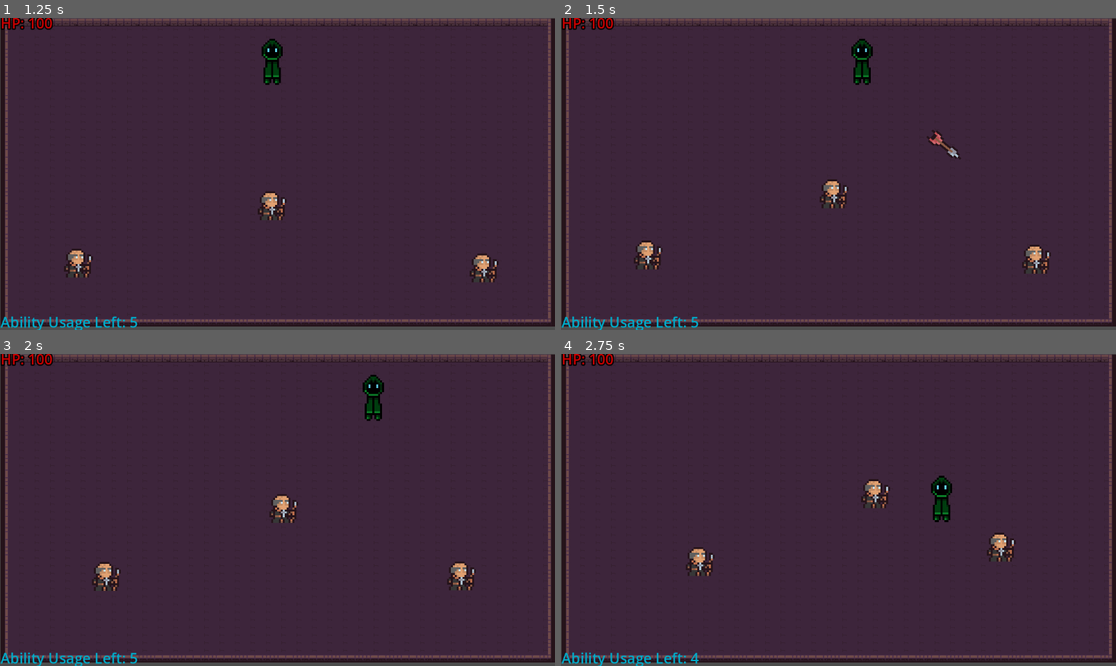
Above: before the commit, frames 1-4 (two rows, left to right).
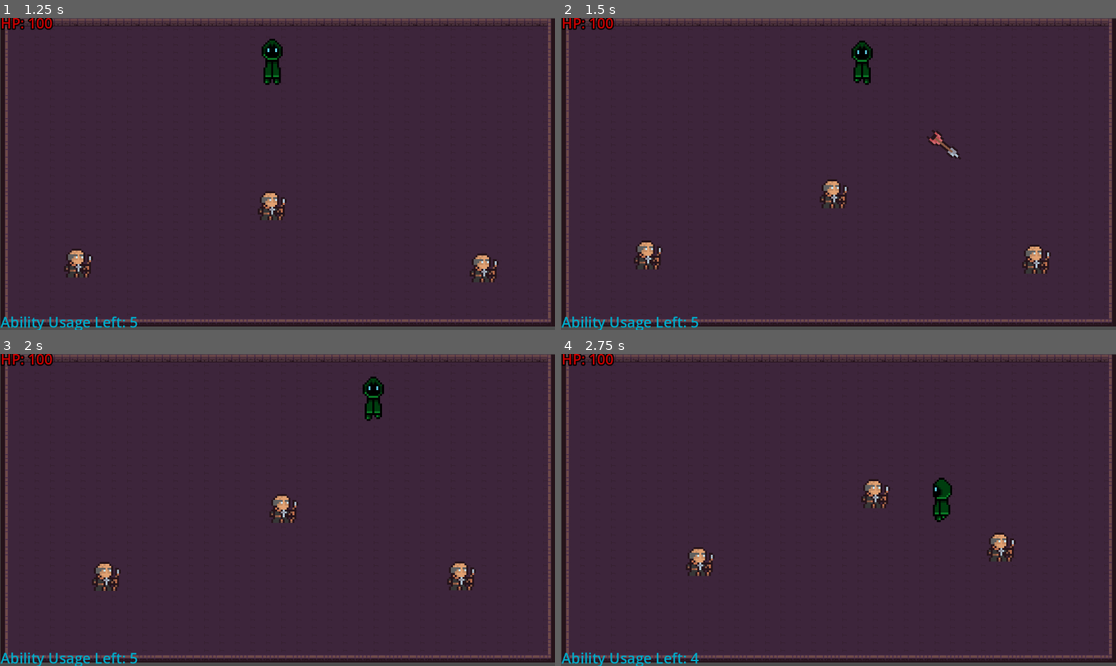
Above: after the commit, the same moments.

Repository: Unnamed-Roguelike-Game/Game
Game: Godot game, scene res://Main_Menu.tscn
Two runs of this game, one before a commit and one after it. Both use one fixed random seed, a clock stepped at 60 frames per second and the inputs below.
Inputs (mouse positions are in pixels of both pictures, inside the frame that each line leads up to):
- Up to frame 1 (1.25 s): click "Play" at 0.5 s
- Up to frame 2 (1.5 s): move the mouse to (960, 158) at 1.27 s; hold D (right) from 1.28 s (still down); click (960, 158) at 1.35 s
- Up to frame 3 (2 s): keep holding D (right)
- Up to frame 4 (2.75 s): move the mouse to (727, 525) at 2.02 s; release D (right) at 2.03 s; hold S (down) from 2.03 s (still down); tap E (use_ability) at 2.1 s

Frame 1 is identical in both runs. In frame 2, 0.2% of the frame differs, in the area x 52-57%, y 6-22%; in frame 3, 0.2%; in frame 4, 0.3%, in the area x 66-71%, y 38-54%.

Commit message:
Add 4-way directional animations, remove AnimationPlayer

Diff:
--- a/Unnamed Roguelike Game/Player.gd
+++ b/Unnamed Roguelike Game/Player.gd
@@ -7,6 +7,7 @@
 @onready var hurt_timer: Timer = $"Hurt_Timer"
 @onready var animated_sprite_2d: AnimatedSprite2D = $"AnimatedSprite2D"
 
+
 var enemies_in_hitbox: Array = []
 
 var max_player_health: int = 100
@@ -15,8 +16,8 @@
 var max_ability_usage: int = 5
 var ability_used_count: int = 0
 
+
 func _physics_process(delta: float) -> void:
-
 	var input_direction: Vector2 = Input.get_vector("left", "right", "up", "down").normalized()
 
 	velocity = input_direction * player_speed * delta
@@ -34,7 +35,37 @@
 
 
 func handle_animations(input_direction: Vector2) -> void:
-	pass
+
+	var mouse_direction: Vector2 = get_local_mouse_position().normalized()
+
+	# Player is not moving
+	if input_direction == Vector2.ZERO:
+		flip_sprite_direction(mouse_direction)
+
+		if mouse_direction.y < 0 and (mouse_direction.x > -0.75 and mouse_direction.x < 0.75):
+			animated_sprite_2d.play("IdleBack")
+		elif mouse_direction.y > 0  and (mouse_direction.x > -0.75 and mouse_direction.x < 0.75):
+			animated_sprite_2d.play("IdleForward")
+		else:
+			animated_sprite_2d.play("IdleSide")
+
+	# Player is moving
+	else:
+		flip_sprite_direction(mouse_direction)
+
+		if mouse_direction.y < 0 and (mouse_direction.x > -0.75 and mouse_direction.x < 0.75):
+			animated_sprite_2d.play("RunBack")
+		elif mouse_direction.y > 0  and (mouse_direction.x > -0.75 and mouse_direction.x < 0.75):
+			animated_sprite_2d.play("RunForward")
+		else:
+			animated_sprite_2d.play("RunSide")
+
+
+func flip_sprite_direction(mouse_direction: Vector2) -> void:
+	if mouse_direction.x < 0:
+		animated_sprite_2d.flip_h = true
+	else:
+		animated_sprite_2d.flip_h = false
 
 
 func handle_damage() -> void:
--- a/Unnamed Roguelike Game/Player.tscn
+++ b/Unnamed Roguelike Game/Player.tscn
@@ -170,133 +170,6 @@
 [sub_resource type="CapsuleShape2D" id="CapsuleShape2D_pcabg"]
 radius = 5.5
 height = 24.0
-
-[sub_resource type="Animation" id="Animation_sy5mw"]
-resource_name = "IdleForward"
-loop_mode = 1
-tracks/0/type = "value"
-tracks/0/imported = false
-tracks/0/enabled = true
-tracks/0/path = NodePath("AnimatedSprite2D:frame")
-tracks/0/interp = 1
-tracks/0/loop_wrap = true
-tracks/0/keys = {
-"times": PackedFloat32Array(0, 0.3, 0.6, 0.9),
-"transitions": PackedFloat32Array(1, 1, 1, 1),
-"update": 1,
-"values": [0, 1, 2, 3]
-}
-
-[sub_resource type="Animation" id="Animation_8da0p"]
-length = 0.001
-tracks/0/type = "value"
-tracks/0/imported = false
-tracks/0/enabled = true
-tracks/0/path = NodePath("AnimatedSprite2D:frame")
-tracks/0/interp = 1
-tracks/0/loop_wrap = true
-tracks/0/keys = {
-"times": PackedFloat32Array(0),
-"transitions": PackedFloat32Array(1),
-"update": 1,
-"values": [0]
-}
-
-[sub_resource type="Animation" id="Animation_ms1sl"]
-resource_name = "RunForward"
-length = 0.7
-loop_mode = 1
-tracks/0/type = "value"
-tracks/0/imported = false
-tracks/0/enabled = true
-tracks/0/path = NodePath("AnimatedSprite2D:frame")
-tracks/0/interp = 1
-tracks/0/loop_wrap = true
-tracks/0/keys = {
-"times": PackedFloat32Array(0, 0.2, 0.4, 0.6),
-"transitions": PackedFloat32Array(1, 1, 1, 1),
-"update": 1,
-"values": [0, 1, 2, 3]
-}
-
-[sub_resource type="Animation" id="Animation_dr8bm"]
-resource_name = "IdleSide"
-length = 0.2
-loop_mode = 1
-tracks/0/type = "value"
-tracks/0/imported = false
-tracks/0/enabled = true
-tracks/0/path = NodePath("AnimatedSprite2D:frame")
-tracks/0/interp = 1
-tracks/0/loop_wrap = true
-tracks/0/keys = {
-"times": PackedFloat32Array(0, 0.1),
-"transitions": PackedFloat32Array(1, 1),
-"update": 1,
-"values": [0, 0]
-}
-
-[sub_resource type="Animation" id="Animation_v71ee"]
-resource_name = "RunSide"
-length = 0.7
-loop_mode = 1
-tracks/0/type = "value"
-tracks/0/imported = false
-tracks/0/enabled = true
-tracks/0/path = NodePath("AnimatedSprite2D:frame")
-tracks/0/interp = 1
-tracks/0/loop_wrap = true
-tracks/0/keys = {
-"times": PackedFloat32Array(0, 0.2, 0.4, 0.6),
-"transitions": PackedFloat32Array(1, 1, 1, 1),
-"update": 1,
-"values": [0, 1, 2, 3]
-}
-
-[sub_resource type="Animation" id="Animation_ky20m"]
-resource_name = "IdleBack"
-length = 0.2
-loop_mode = 1
-tracks/0/type = "value"
-tracks/0/imported = false
-tracks/0/enabled = true
-tracks/0/path = NodePath("AnimatedSprite2D:frame")
-tracks/0/interp = 1
-tracks/0/loop_wrap = true
-tracks/0/keys = {
-"times": PackedFloat32Array(0, 0.1),
-"transitions": PackedFloat32Array(1, 1),
-"update": 1,
-"values": [0, 0]
-}
-
-[sub_resource type="Animation" id="Animation_sj0qm"]
-resource_name = "RunBack"
-length = 0.7
-loop_mode = 1
-tracks/0/type = "value"
-tracks/0/imported = false
-tracks/0/enabled = true
-tracks/0/path = NodePath("AnimatedSprite2D:frame")
-tracks/0/interp = 1
-tracks/0/loop_wrap = true
-tracks/0/keys = {
-"times": PackedFloat32Array(0, 0.2, 0.4, 0.6),
-"transitions": PackedFloat32Array(1, 1, 1, 1),
-"update": 1,
-"values": [0, 1, 2, 3]
-}
-
-[sub_resource type="AnimationLibrary" id="AnimationLibrary_ibnfd"]
-_data = {
-"IdleBack": SubResource("Animation_ky20m"),
-"IdleForward": SubResource("Animation_sy5mw"),
-"IdleSide": SubResource("Animation_dr8bm"),
-"RESET": SubResource("Animation_8da0p"),
-"RunBack": SubResource("Animation_sj0qm"),
-"RunForward": SubResource("Animation_ms1sl"),
-"RunSide": SubResource("Animation_v71ee")
-}
 
 [node name="Player" type="CharacterBody2D" groups=["Player"]]
 scale = Vector2(4, 4)
@@ -329,10 +202,5 @@
 
 [node name="Projectile Spawn" type="Marker2D" parent="." groups=["Player"]]
 
-[node name="AnimationPlayer" type="AnimationPlayer" parent="."]
-libraries = {
-"": SubResource("AnimationLibrary_ibnfd")
-}
-
 [connection signal="body_entered" from="Hurtbox" to="." method="_on_hurtbox_body_entered"]
 [connection signal="body_exited" from="Hurtbox" to="." method="_on_hurtbox_body_exited"]
Not shown: 1 places in Unnamed Roguelike Game/Player.tscn that only renumber resources
